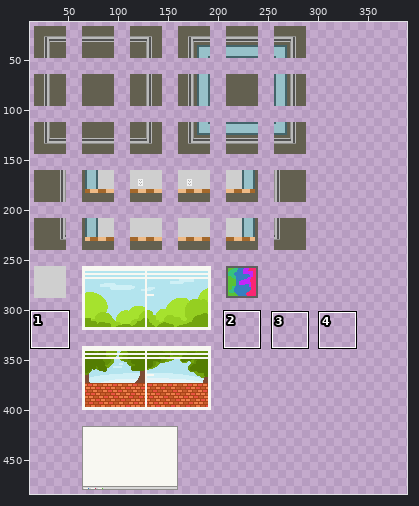
Two states of a sprite sheet, game/sprites/tilemap.png. Above, an overview of the earlier version with the close-up marked.
Close-up. As it was:
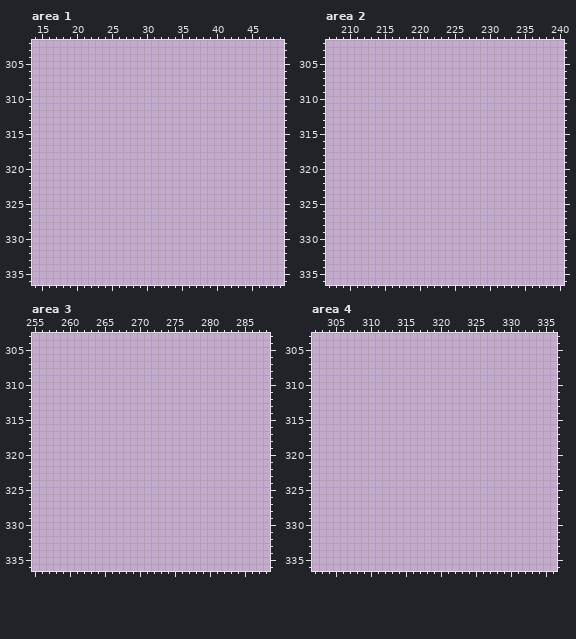
The file is 512x512 pixels. Colours within 5 levels of each other are drawn and written as one. Shown: area 1: x 14..49, y 302..336; area 2: x 207..240, y 302..336; area 3: x 255..288, y 303..336; area 4: x 302..336, y 303..336. The wide view leaves out empty margins. The commit also changed other parts of the picture, which this record leaves out.
New version:
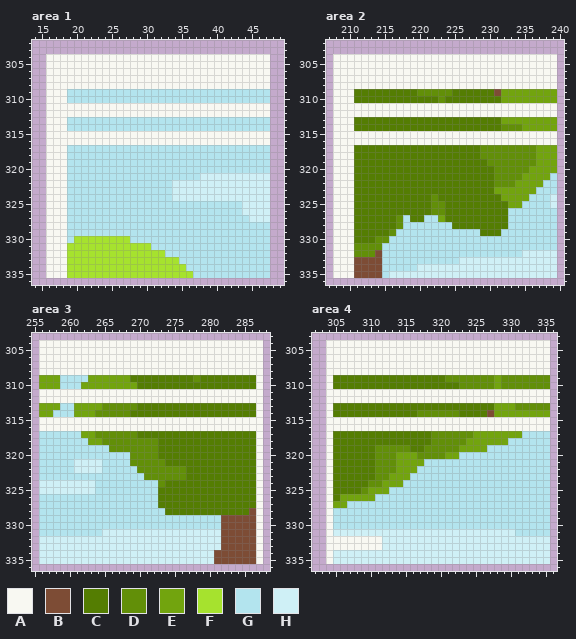
Palette (. is transparent): A #f8f8f2  B #7d4c35  C #547d02  D #628f08  E #72a40e  F #a6e22e  G #b3e4ee  H #cff0f6
Changes in this commit:
Area 1:
y 304..308: x 16..47 ................................ -> AAAAAAAAAAAAAAAAAAAAAAAAAAAAAAAA
y 309..310: x 16..47 ................................ -> AAAGGGGGGGGGGGGGGGGGGGGGGGGGGGGG
y 311..312: x 16..47 ................................ -> AAAAAAAAAAAAAAAAAAAAAAAAAAAAAAAA
y 313..314: x 16..47 ................................ -> AAAGGGGGGGGGGGGGGGGGGGGGGGGGGGGG
y 315..316: x 16..47 ................................ -> AAAAAAAAAAAAAAAAAAAAAAAAAAAAAAAA
y 317..320: x 16..47 ................................ -> AAAGGGGGGGGGGGGGGGGGGGGGGGGGGGGG
y 321: x 16..47 ................................ -> AAAGGGGGGGGGGGGGGGGGGGHHHHHHHHHH
y 322..324: x 16..47 ................................ -> AAAGGGGGGGGGGGGGGGHHHHHHHHHHHHHH
y 325..326: x 16..47 ................................ -> AAAGGGGGGGGGGGGGGGGGGGGGGGGGHHHH
y 327: x 16..47 ................................ -> AAAGGGGGGGGGGGGGGGGGGGGGGGGGGHHH
y 328..329: x 16..47 ................................ -> AAAGGGGGGGGGGGGGGGGGGGGGGGGGGGGG
y 330: x 16..47 ................................ -> AAAGFFFFFFFFGGGGGGGGGGGGGGGGGGGG
y 331: x 16..47 ................................ -> AAAFFFFFFFFFFFFGGGGGGGGGGGGGGGGG
y 332: x 16..47 ................................ -> AAAFFFFFFFFFFFFFFGGGGGGGGGGGGGGG
y 333: x 16..47 ................................ -> AAAFFFFFFFFFFFFFFFFGGGGGGGGGGGGG
y 334: x 16..47 ................................ -> AAAFFFFFFFFFFFFFFFFFGGGGGGGGGGGG
y 335: x 16..47 ................................ -> AAAFFFFFFFFFFFFFFFFFFGGGGGGGGGGG
Area 2:
y 304..308: x 208..239 ................................ -> AAAAAAAAAAAAAAAAAAAAAAAAAAAAAAAA
y 309: x 208..239 ................................ -> AAACCCCCCCCCDDDDDCCCCCCBEEEEEEEE
y 310: x 208..239 ................................ -> AAACCCCCCCCCCCCDCCCCCCCCEEEEEEEE
y 311..312: x 208..239 ................................ -> AAAAAAAAAAAAAAAAAAAAAAAAAAAAAAAA
y 313: x 208..239 ................................ -> AAACCCCCCCCCCCCCCCCCCCCCEEEEEEEE
y 314: x 208..239 ................................ -> AAACCCCCCCCCCCCCCCCCCCCCDDDEEEEE
y 315..316: x 208..239 ................................ -> AAAAAAAAAAAAAAAAAAAAAAAAAAAAAAAA
y 317..318: x 208..239 ................................ -> AAACCCCCCCCCCCCCCCCCCDDDDDDDDEEE
y 319: x 208..239 ................................ -> AAACCCCCCCCCCCCCCCCCCCDDDDDDDEEE
y 320: x 208..239 ................................ -> AAACCCCCCCCCCCCCCCCCCCCDDDDDEEEE
y 321: x 208..239 ................................ -> AAACCCCCCCCCCCCCCCCCCCCDDDDEEEEG
y 322: x 208..239 ................................ -> AAACCCCCCCCCCCCCCCCCCCCDDDEEEEGG
y 323: x 208..239 ................................ -> AAACCCCCCCCCCCCCCCCCCCCEEEEEEGGG
y 324: x 208..239 ................................ -> AAACCCCCCCCCCCDCCCCCCCCCEEEEGGGH
y 325: x 208..239 ................................ -> AAACCCCCCCCCCCDDCCCCCCCCCEEGGGGH
y 326: x 208..239 ................................ -> AAACCCCCCCCCCCDDCCCCCCCCCGGGGGGG
y 327: x 208..239 ................................ -> AAACCCCCCDGCCGGECCCCCCCCCGGGGGGG
y 328: x 208..239 ................................ -> AAACCCCCCDGGGGGGGCCCCCCCCGGGGGGG
y 329: x 208..239 ................................ -> AAACCCCCDGGGGGGGGGGGGCCCGGGGGGGG
y 330: x 208..239 ................................ -> AAACCCDDGGGGGGGGGGGGGGGGGGGGGGGG
y 331: x 208..239 ................................ -> AAADDDDGGGGGGGGGGGGGGGGGGGGGGGGG
y 332: x 208..239 ................................ -> AAADDDBGGGGGGGGGGGGGGGGGGGGHHHHH
y 333: x 208..239 ................................ -> AAABBBBGGGGGGGGGGGHHHHHHHHHHHHHH
y 334: x 208..239 ................................ -> AAABBBBGGGGGHHHHHHHHHHHHHHHHHHHH
y 335: x 208..239 ................................ -> AAABBBBGHHHHHHHHHHHHHHHHHHHHHHHH
Area 3:
y 304..308: x 256..287 ................................ -> AAAAAAAAAAAAAAAAAAAAAAAAAAAAAAAA
y 309: x 256..287 ................................ -> EEEGGGGEEEEEECCCCCCCCCDCCCCCCCCA
y 310: x 256..287 ................................ -> EEEGGGEEEEEEEECCCCCCCCCCCCCCCCCA
y 311..312: x 256..287 ................................ -> AAAAAAAAAAAAAAAAAAAAAAAAAAAAAAAA
y 313: x 256..287 ................................ -> EEEGGEEEEDDDDDCCCCCCCCCCCCCCCCCA
y 314: x 256..287 ................................ -> EEGGGEEEDDDDDCCCCCCCCCCCCCCCCCCA
y 315..316: x 256..287 ................................ -> AAAAAAAAAAAAAAAAAAAAAAAAAAAAAAAA
y 317: x 256..287 ................................ -> GGGGGGEEDDDDDDCCCCCCCCCCCCCCCCCA
y 318: x 256..287 ................................ -> GGGGGGGEEDDDDDDDDCCCCCCCCCCCCCCA
y 319: x 256..287 ................................ -> GGGGGGGGGGDDDDDDDCCCCCCCCCCCCCCA
y 320: x 256..287 ................................ -> GGGGGGGGGGGGGDDDDCCCCCCCCCCCCCCA
y 321: x 256..287 ................................ -> GGGGGHHHHGGGGDDDDDCCCCCCCCCCCCCA
y 322: x 256..287 ................................ -> GGGGGHHHHGGGGGDDDDDDDCCCCCCCCCCA
y 323: x 256..287 ................................ -> GGGGGGGGGGGGGGGDDDDDDCCCCCCCCCCA
y 324: x 256..287 ................................ -> HHHHHHHHGGGGGGGGGDCCCCCCCCCCCCCA
y 325: x 256..287 ................................ -> HHHHHHHHGGGGGGGGGCCCCCCCCCCCCCCA
y 326..327: x 256..287 ................................ -> GGGGGGGGGGGGGGGGGCCCCCCCCCCCCCCA
y 328: x 256..287 ................................ -> GGGGGGGGGGGGGGGGGGCCCCCCCCCCCCBA
y 329..330: x 256..287 ................................ -> GGGGGGGGGGGGGGGGGGGGGGGGGGBBBBBA
y 331: x 256..287 ................................ -> GGGGGGGGGHHHHHHHHHHHHHHHHHBBBBBA
y 332..333: x 256..287 ................................ -> HHHHHHHHHHHHHHHHHHHHHHHHHHBBBBBA
y 334..335: x 256..287 ................................ -> HHHHHHHHHHHHHHHHHHHHHHHHHBBBBBBA
Area 4:
y 304..308: x 304..335 ................................ -> AAAAAAAAAAAAAAAAAAAAAAAAAAAAAAAA
y 309: x 304..335 ................................ -> ACCCCCCCCCCCCCCCCDDDDDDDEDDDDDDD
y 310: x 304..335 ................................ -> ACCCCCCCCCCCCCCCCCCDDDDDEDDDDDDD
y 311..312: x 304..335 ................................ -> AAAAAAAAAAAAAAAAAAAAAAAAAAAAAAAA
y 313: x 304..335 ................................ -> ACCCCCCCCCCCCCCCCCCCCCCCEEEDDDDD
y 314: x 304..335 ................................ -> ACCCCCCCCCCCCDDDDDDCCCCBEEEEEEEE
y 315..316: x 304..335 ................................ -> AAAAAAAAAAAAAAAAAAAAAAAAAAAAAAAA
y 317: x 304..335 ................................ -> ACCCCCCCCCCCCCCDDDDDDEEEEEEEGGGG
y 318: x 304..335 ................................ -> ACCCCCCCCCCCCCCDDDDDEEEEEEGGGGGG
y 319: x 304..335 ................................ -> ACCCCCCDDDDDCCDDDDDEEEEGGGGGGGGG
y 320: x 304..335 ................................ -> ACCCCCCDDDEEEDDDDEEGGGGGGGGGGGGG
y 321: x 304..335 ................................ -> ACCCCCCDDDEEEEGGGGGGGGGGGGGGGGGG
y 322: x 304..335 ................................ -> ACCCCCCDDDEEEGGGGGGGGGGGGGGGGGGG
y 323: x 304..335 ................................ -> ACCCCCCDDEEEGGGGGGGGGGGGGGGGGGGG
y 324: x 304..335 ................................ -> ACCCCCDDEEEGGGGGGGGGGGGGGGGGGGGG
y 325: x 304..335 ................................ -> ACCCCDEEEGGGGGGGGGGGGGGGGGGGGGGG
y 326: x 304..335 ................................ -> ACEEEEEGGGGGGGGGGGGGGGGGGGGGGGGG
y 327: x 304..335 ................................ -> AEEGGGGGGGGGGGGGGGGGGGGGGGGGGGGG
y 328..330: x 304..335 ................................ -> AGGGGGGGGGGGGGGGGGGGGGGGGGGGGGGG
y 331: x 304..335 ................................ -> AHHHHHHHHHHHHHHHHHHHHHHHHHHGGGGG
y 332..333: x 304..335 ................................ -> AAAAAAAAHHHHHHHHHHHHHHHHHHHHHHHH
y 334..335: x 304..335 ................................ -> AHHHHHHHHHHHHHHHHHHHHHHHHHHHHHHH
Changed places in both close-ups, as pixel boxes (x1, y1, x2, y2):
added: (46, 54, 270, 278)
added: (333, 54, 557, 278)
added: (39, 340, 263, 564)
added: (326, 340, 550, 564)
